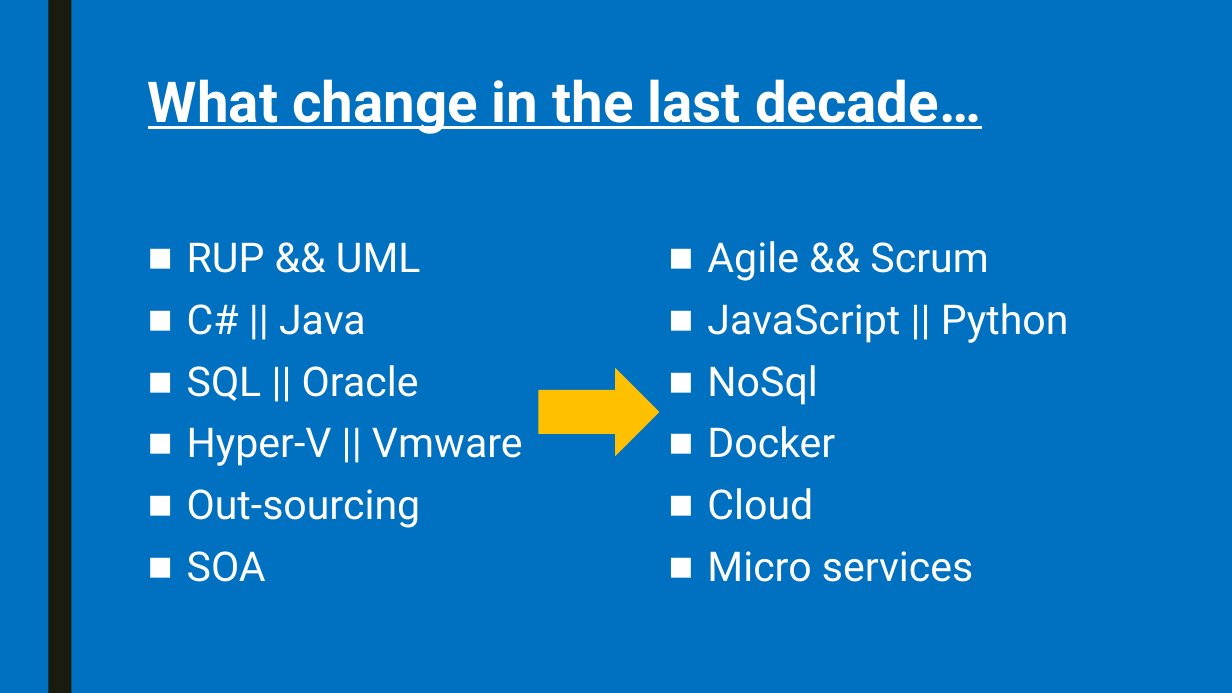
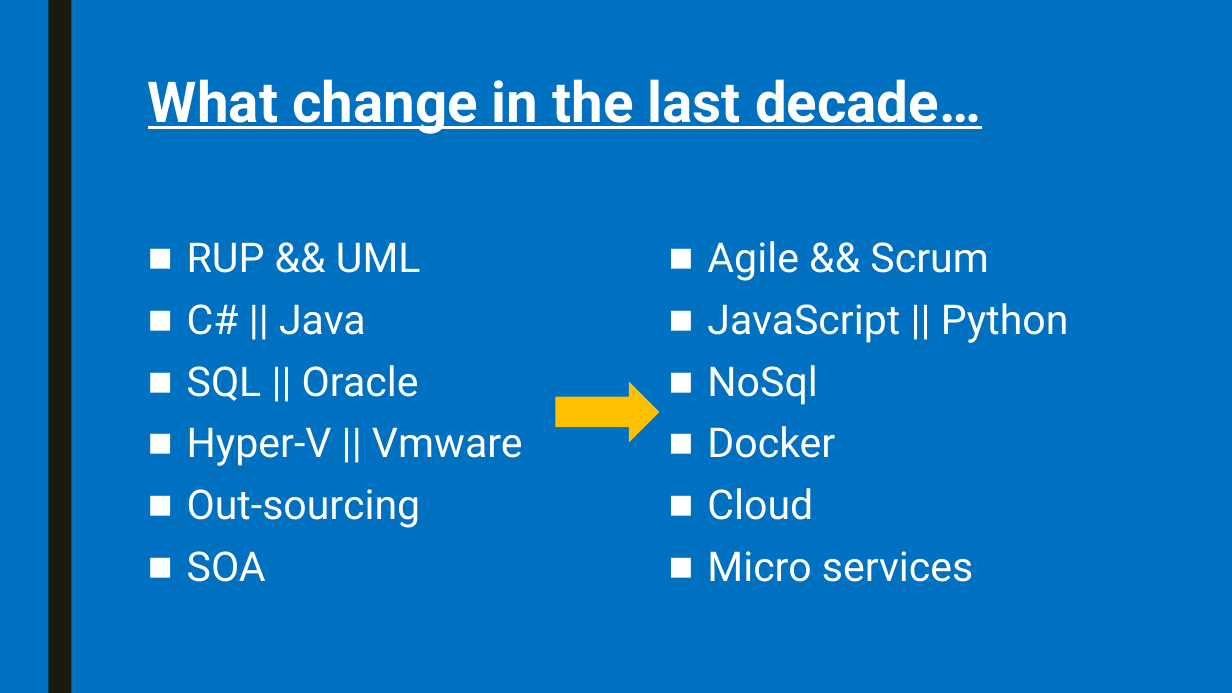
Before and after one commit to pkyurkchiev/mean-stack, a slide deck: slide 2 of presentations/nodeJS.pptx. Drawn at 1232x693 pixels with LibreOffice and Linux fonts; fonts in the diff are those of the drawing. Boxes give left, top, right and bottom in pixels: in the first picture for what was removed or moved away, otherwise in the second. Text is boxed around its words. In the diff, an @@ line names an element or a change of style, - is before the commit and + after.

```diff
--- a/presentations/nodeJS.pptx
+++ b/presentations/nodeJS.pptx
@@ right arrow: place and size @@
-right arrow at [539, 368, 660, 457]
+right arrow at [555, 382, 660, 443]
```
Also in this commit, not shown: 5 other slides changed, 5 other files.
